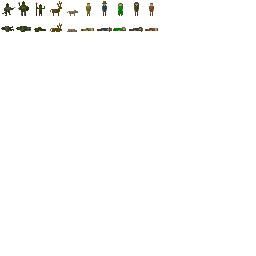
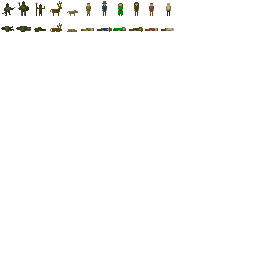
The second 256 × 256 image is a revision of the first. Changes to its layers:
painted on "Background" over [161, 3, 174, 31]
